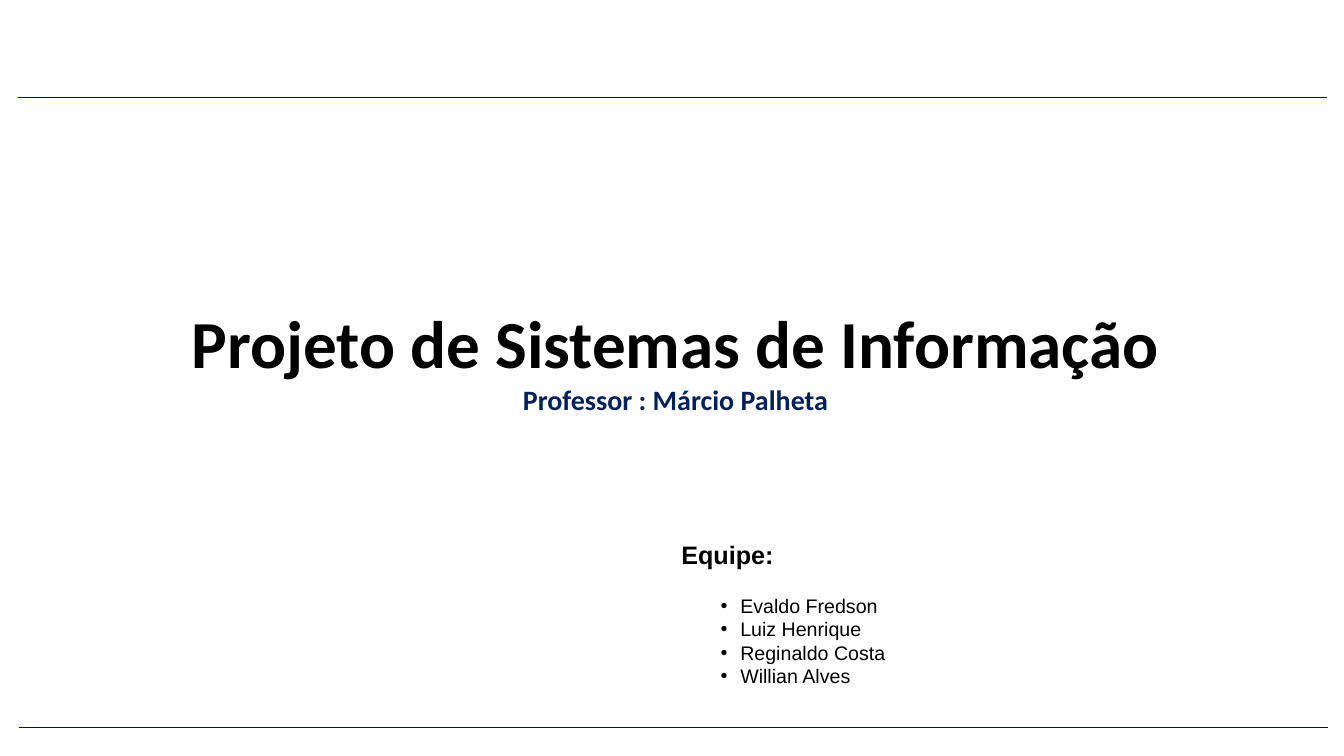
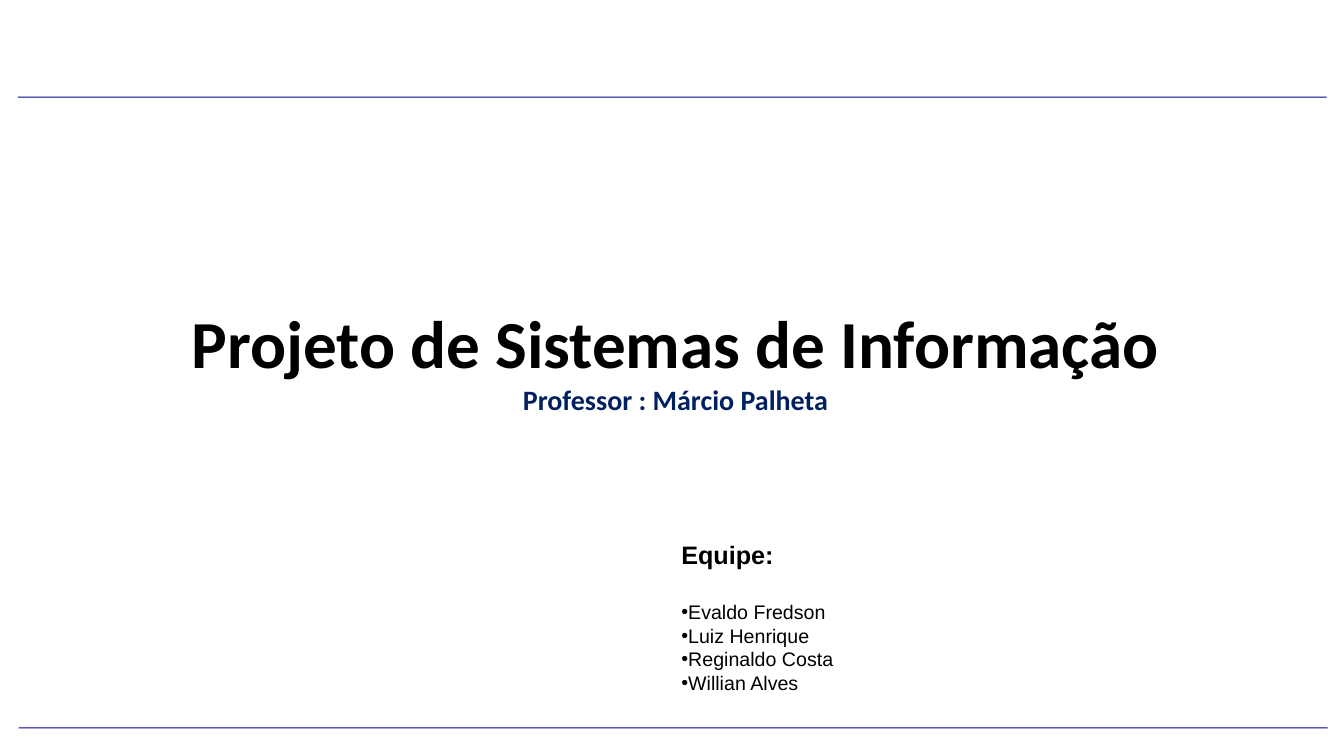
Before and after one commit to WilAlves/projetos_sistemas, a slide deck: slide 2 of SISPAN_V4.pptx. Drawn at 1344x756 pixels with LibreOffice and Linux fonts; fonts in the diff are those of the drawing; background and template pictures are left out. Boxes give left, top, right and bottom in pixels: in the first picture for what was removed or moved away, otherwise in the second. Text is boxed around its words. In the diff, an @@ line names an element or a change of style, - is before the commit and + after.

```diff
--- a/SISPAN_V4.pptx
+++ b/SISPAN_V4.pptx
@@ line (18, 97) - (1327, 97): stroke #000099 0.75 pt to #000099 0.74 pt @@
@@ text at <box>681,604,833,691</box>: indent changed @@
@@ line (19, 727) - (1328, 727): stroke #000099 0.75 pt to #000099 0.74 pt @@
```
Also in this commit, not shown: 17 other slides changed, 2 slides added.
